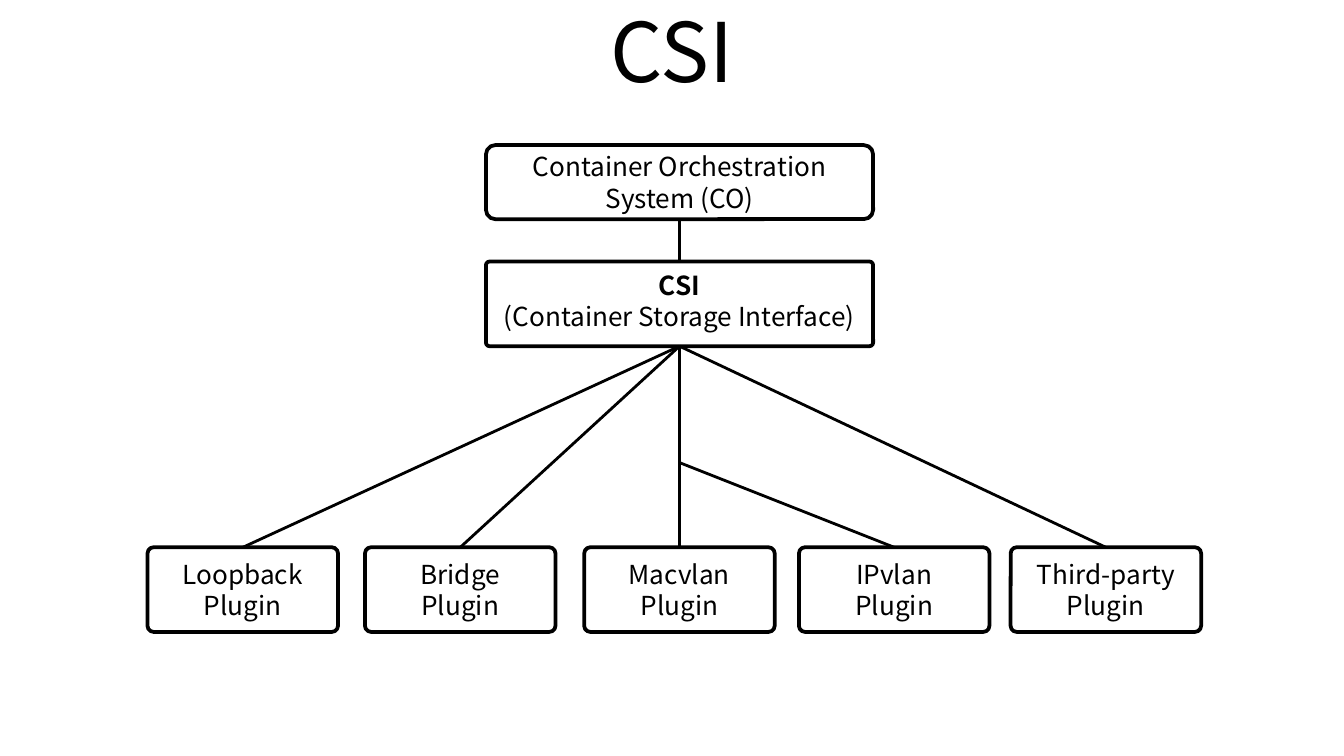
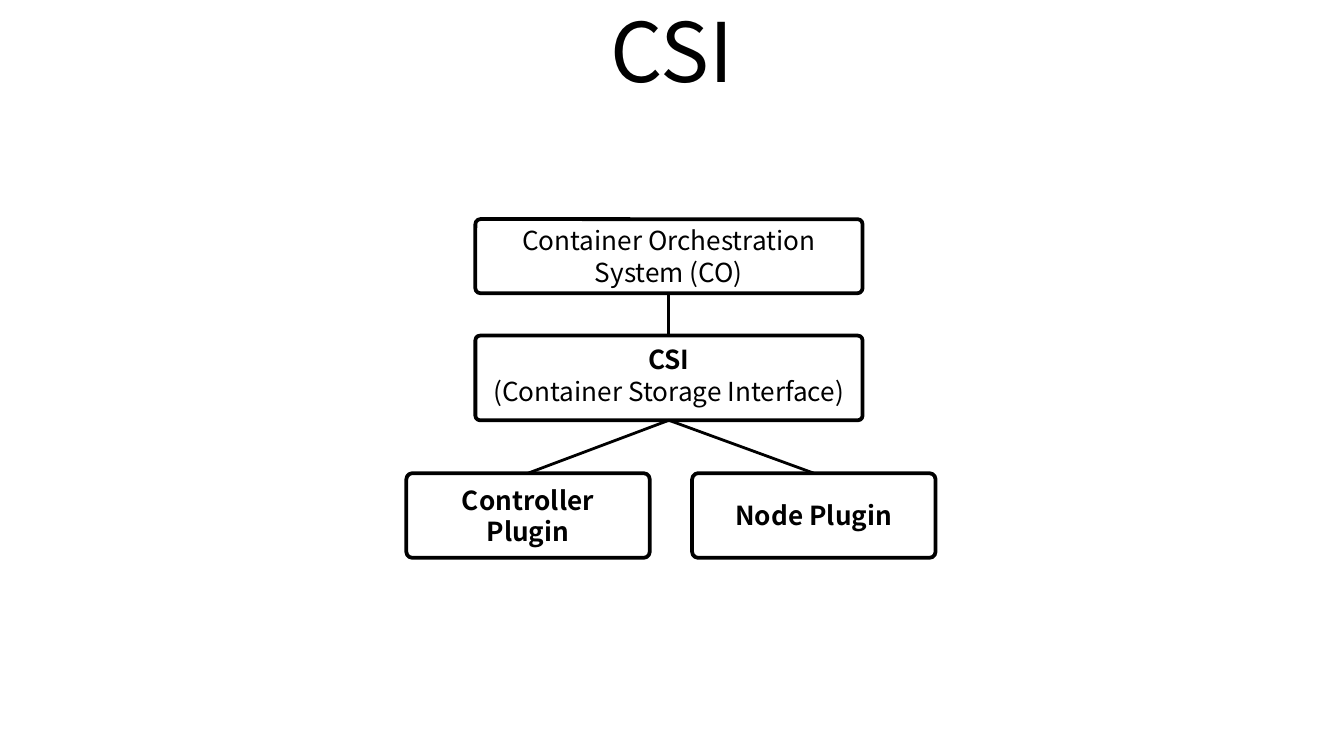
Before and after one commit to ssup2/blog-old, a slide deck: slide 1 of images/theory_analysis/Container_Storage_Interface/CSI.pptx. Drawn at 1344x756 pixels with LibreOffice and Linux fonts; fonts in the diff are those of the drawing. Boxes give left, top, right and bottom in pixels: in the first picture for what was removed or moved away, otherwise in the second. Text is boxed around its words. In the diff, an @@ line names an element or a change of style, - is before the commit and + after.

```diff
--- a/images/theory_analysis/Container_Storage_Interface/CSI.pptx
+++ b/images/theory_analysis/Container_Storage_Interface/CSI.pptx
@@ rounded rectangle "Container Orchestration System (CO)" at (476, 219, 863, 293): proportions changed @@
@@ 2 rounded rectangles, 1 line: place and size @@
-2 rounded rectangles, 1 line at (487, 145, 874, 347)
+2 rounded rectangles, 1 line at (476, 219, 863, 421)
@@ line removed from (680, 347) to (243, 547) @@
@@ rounded rectangle "CSI" at (476, 336, 863, 421): proportions changed @@
@@ line removed from (680, 347) to (1106, 547) @@
@@ line moved from (680, 347) - (461, 547) to (669, 421) - (528, 473) @@
@@ line moved from (680, 347) - (680, 547) to (669, 421) - (814, 473) @@
@@ rounded rectangle "Controller Plugin": place and size @@
-rounded rectangle "Controller Plugin" at (366, 547, 556, 632)
+rounded rectangle "Controller Plugin" at (406, 473, 649, 558)
@@ line removed from (680, 462) to (894, 547) @@
@@ rounded rectangle "Node Plugin": place and size @@
-rounded rectangle "Node Plugin" at (798, 547, 989, 632)
+rounded rectangle "Node Plugin" at (692, 473, 935, 558)
@@ text in rounded rectangle at (462, 489, 594, 548): text changed; bold on @@
-Bridge
-Plugin
+Controller Plugin
@@ text in rounded rectangle at (735, 504, 892, 532): text changed; bold on @@
-IPvlan
-Plugin
+Node Plugin
@@ rounded rectangle removed at (148, 547, 339, 632) @@
-Loopback
-Plugin
@@ rounded rectangle removed at (585, 547, 775, 632) @@
-Macvlan
-Plugin
@@ rounded rectangle removed at (1011, 547, 1202, 632) @@
-Third-party
-Plugin
```
Also in this commit, not shown: 1 slide added, 5 other files.
